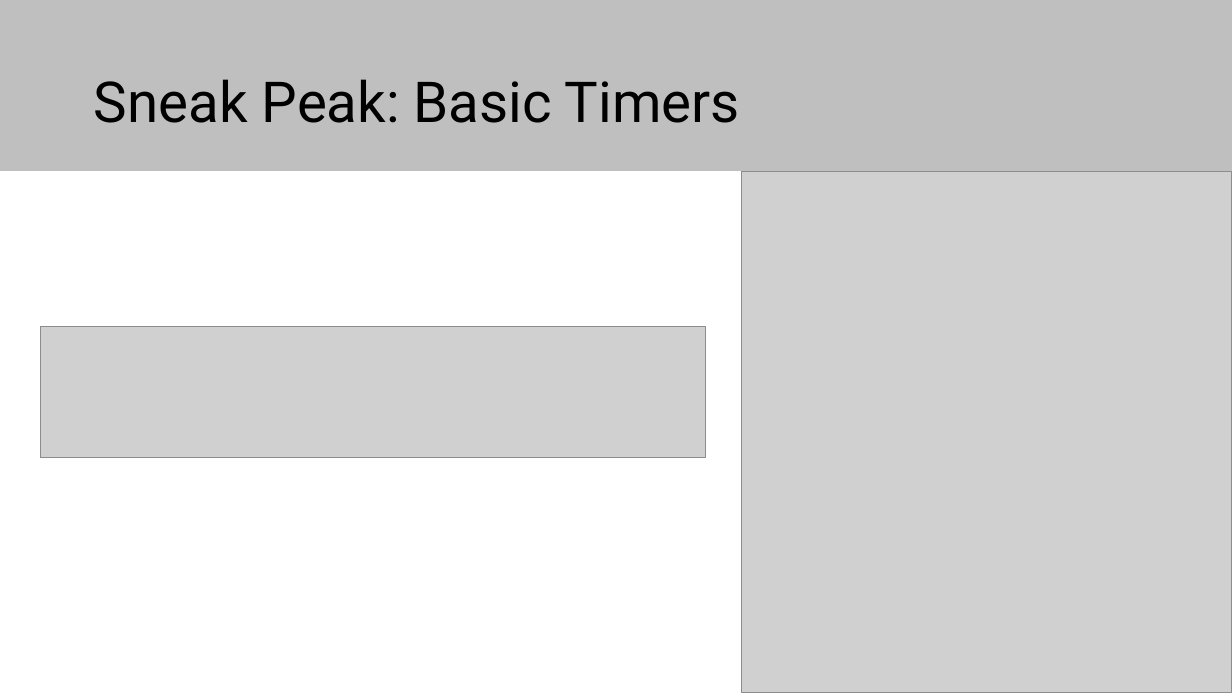
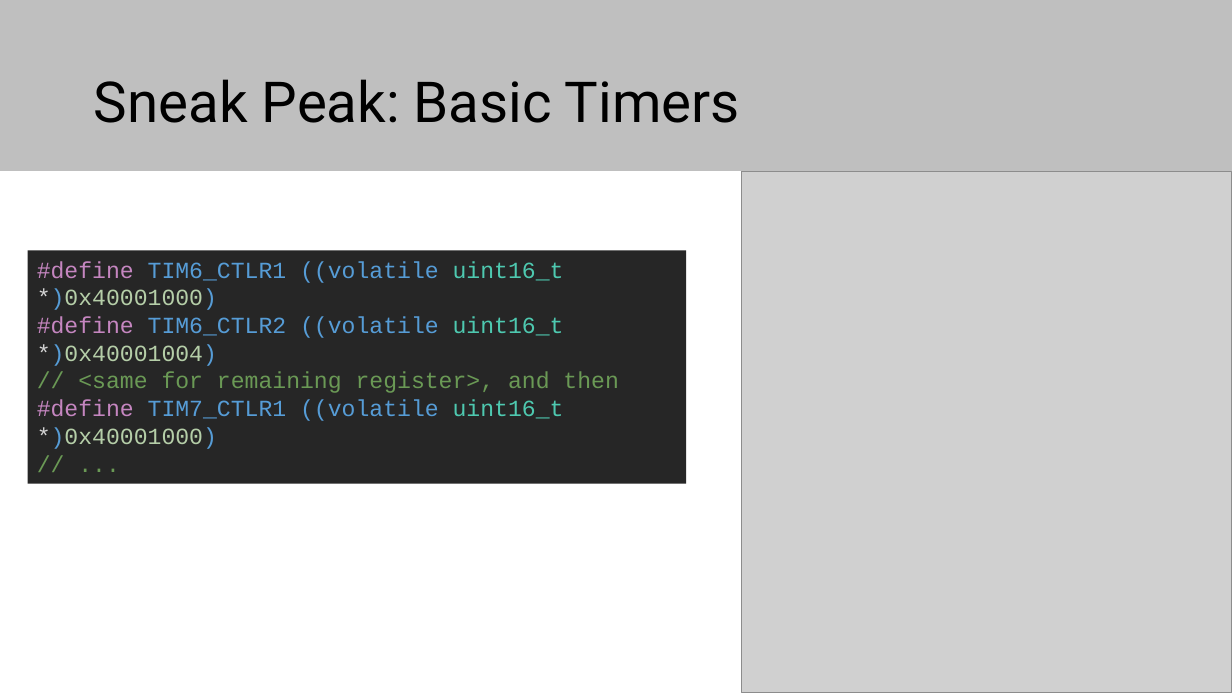
Before and after one commit to elias-at-chalmers/mop-lecture_notes-mirror, a slide deck: slide 22 of slides/lecture07_structures.pptx (slide 18 before the commit). Drawn at 1232x693 pixels with LibreOffice and Linux fonts; fonts in the diff are those of the drawing; grey boxes stand for pictures. Boxes give left, top, right and bottom in pixels: in the first picture for what was removed or moved away, otherwise in the second. Text is boxed around its words. In the diff, an @@ line names an element or a change of style, - is before the commit and + after.

```diff
--- a/slides/lecture07_structures.pptx
+++ b/slides/lecture07_structures.pptx
@@ rectangle added at <box>28,250,686,483</box>, fill #262626, 18 pt, text #569CD6 @@
+#define TIM6_CTLR1 ((volatile uint16_t *)0x40001000)
+#define TIM6_CTLR2 ((volatile uint16_t *)0x40001004)
+// <same for remaining register>, and then
+#define TIM7_CTLR1 ((volatile uint16_t *)0x40001000)
+// ...
@@ picture removed at <box>40,327,705,458</box> @@
```
Also in this commit, not shown: 5 other slides changed, 10 slides added, 5 slides removed.
